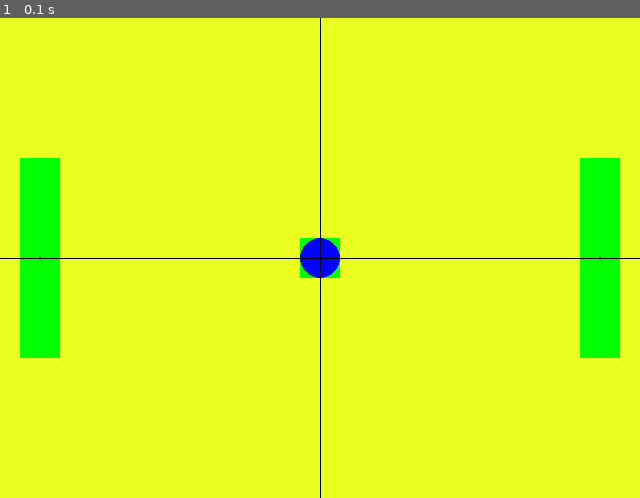
Above: before the commit, frame 1.
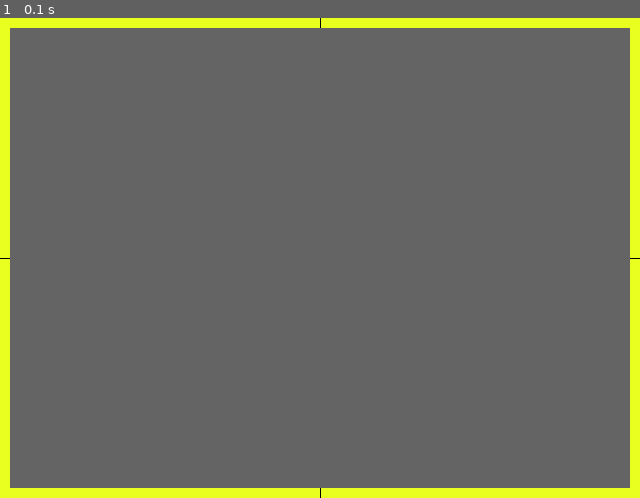
Above: after the commit, the same moment.

Repository: RohanWasala0/pygame_projects
Game: pygame game, started from Pro1/game.py
Same seed, same stepped clock (60 frames per second), same inputs: the game is played once before the commit and once after it.
Inputs:
- Up to frame 1 (0.1 s): no input

The runs differ from the first frame. In frame 1, 93% of the frame differs, in the area x 1-99%, y 2-98%.

Commit message:
pong updated with score system

Diff:
--- a/Pro1/Script/Paddle.py
+++ b/Pro1/Script/Paddle.py
@@ -3,13 +3,14 @@
 from .entities import Entity
 
 class Paddle(Entity):
-    def __init__(self, tag: str, position: list, input_keys: list) -> None:
-        super().__init__(tag, position)
+    def __init__(self, tag: str, position: list, color: pygame.color, input_keys: list) -> None:
+        super().__init__(tag, position, color)
 
         self.Y_movement_bool = (False, False)
         self.X_movement_bool = (False, False)
 
         self.velocity = [0, 0]
+        self.speed = 5
 
         self.InputChart = {
             pygame.KEYDOWN: {
@@ -23,18 +24,16 @@
         }
 
     def update(self) -> None:
-        movement_X = ((self.X_movement_bool[1] - self.X_movement_bool[0]) * 5) + self.velocity[0]
-        movement_Y = ((self.Y_movement_bool[1] - self.Y_movement_bool[0]) * 5) + self.velocity[1]
+        self.velocity[0] = self.X_movement_bool[1] - self.X_movement_bool[0]
+        self.velocity[1] = self.Y_movement_bool[1] - self.Y_movement_bool[0]
 
-        self.X_coordinate += movement_X
-        self.Y_coordinate += movement_Y
+        self.X_coordinate += self.speed * self.velocity[0]
+        self.Y_coordinate += self.speed * self.velocity[1]
 
         return super().update()
 
     def render(self, surface: pygame.Surface) -> None:
-        self.collision_box = pygame.Rect((self.X_coordinate - 20, self.Y_coordinate - 100), (40, 200))
-        pygame.draw.rect(surface, (0,255, 0), self.collision_box)
-        # self.entity_rect = pygame.draw.circle(surface, self.Color, (self.X_coordinate, self.Y_coordinate), 20)
-        #self.entitySurface.blit(surface, (self.X_coordinate, self.Y_coordinate))
-        #self.collision_box = pygame.Rect(self.X_coordinate, self.Y_coordinate, self.entitySurface.get_width(), self.entitySurface.get_height())
+        self.collision_box = pygame.Rect((0,0), (40, 150))
+        self.collision_box.center = (self.X_coordinate, self.Y_coordinate)
+        pygame.draw.rect(surface, self.Color, self.collision_box)
         return super().render(surface)
--- a/Pro1/Script/ball.py
+++ b/Pro1/Script/ball.py
@@ -1,33 +1,36 @@
 import pygame
+import random, math
 
 from .entities import Entity
 
 class Ball(Entity):
-    def __init__(self, tag: str, position: list, ) -> None:
-        super().__init__(tag, position)
+    def __init__(self, tag: str, position: list, color: pygame.color) -> None:
+        super().__init__(tag, position, color)
 
-        self.Y_movement_bool = (False, False)
-        self.X_movement_bool = (False, False)
-
+        self.radius = 20
+        self.speed = 5
         self.velocity = [0, 0]
 
         self.InputChart = {
             pygame.KEYDOWN: {
-                #pygame.K_g : lambda: setattr(self, 'velocity', min(5, self.velocity[0] + 0.1)),
-                pygame.K_SPACE : lambda: setattr(self, 'velocity', [5, 0]),
+                pygame.K_SPACE : lambda: setattr(self, 'velocity', [int(random.choice([1, -1])), 0]),
             }
         }
 
     def update(self) -> None:
-        movement_X = ((self.X_movement_bool[1] - self.X_movement_bool[0]) * 5) + self.velocity[0]
-        movement_Y = ((self.Y_movement_bool[1] - self.Y_movement_bool[0]) * 5) + self.velocity[1]
+        # Update ball's position based on current velocity
+        self.X_coordinate += self.speed * self.velocity[0]
+        self.Y_coordinate += self.speed * self.velocity[1]
 
-        self.X_coordinate += movement_X
-        self.Y_coordinate += movement_Y
+        # Handle boundary conditions for X-axis
+        # if self.X_coordinate <= 0 or self.X_coordinate >= 640:
+        #     self.velocity[0] *= -1
+        #     #self.X_coordinate = max(self.radius, min(640 - self.radius - 1, self.X_coordinate))  # Keep ball within screen
 
-        if self.X_coordinate < 0 or self.X_coordinate > 640:
-            self.velocity[0] = 0
-            self.X_coordinate = 320
+        # Handle boundary conditions for Y-axis
+        if self.Y_coordinate <=0 or self.Y_coordinate >= 480:
+            self.velocity[1] *= -1
+
         return super().update()
 
     def render(self, surface: pygame.Surface) -> None:
@@ -36,3 +39,9 @@
 
         pygame.draw.circle(surface, self.Color, (self.X_coordinate, self.Y_coordinate), 20)
         return super().render(surface)
+
+    def change_angle(self, angles):
+        #Change the ball's direction to a random angle on collision with a paddle
+        angle = random.uniform(math.radians(angles[0]), math.radians(angles[1]))
+        self.velocity[0] = math.cos(angle)
+        self.velocity[1] = math.sin(angle)
--- a/Pro1/Script/entities.py
+++ b/Pro1/Script/entities.py
@@ -1,11 +1,11 @@
 import pygame
 
 class Entity:
-    def __init__(self, tag: str, position: list) -> None:
+    def __init__(self, tag: str, position: list, color: pygame.color) -> None:
         self.X_coordinate = position[0]
         self.Y_coordinate = position[1]
 
-        self.Color = (0, 0, 255)
+        self.Color = color
 
         self.InputChart = {}
 
@@ -15,10 +15,7 @@
                 self.InputChart[event.type][event.key]()
 
     def update(self, ) -> None:
-
         pass
-        #self.velocity[1] = min(5, self.velocity[1] + 0.1)
 
     def render(self, surface: pygame.Surface) -> None:
-
         pygame.draw.circle(surface, (0,0,0), (self.X_coordinate, self.Y_coordinate), 1)
--- a/Pro1/Script/player.py
+++ /dev/null
@@ -1,17 +0,0 @@
-import pygame
-
-from entities import Entity
-
-class Player(Entity):
-    def __init__(self, tag: str, position: list, input_keys: list) -> None:
-        super().__init__(tag, position)
-        self.InputChart = {
-            pygame.KEYDOWN: {
-                input_keys[0] : lambda: setattr(self, "Y_movement_bool", (True, self.Y_movement_bool[1])),
-                input_keys[1] : lambda: setattr(self, "Y_movement_bool", (self.Y_movement_bool[0], True)),
-                },
-            pygame.KEYUP: {
-                input_keys[0] : lambda: setattr(self, "Y_movement_bool", (False, self.Y_movement_bool[1])),
-                input_keys[1] : lambda: setattr(self, "Y_movement_bool", (self.Y_movement_bool[0], False)),
-                },
-        }
--- a/Pro1/game.py
+++ b/Pro1/game.py
@@ -5,31 +5,52 @@
 from Script.Paddle import Paddle
 from Script.ball import Ball
 
-class Template:
+BLACK = (0,0,0)
+WIDTH, HEIGHT = 640, 480
+
+class Pong:
 
     def __init__(self, Screen_DIMENSIONS: list) -> None:
         pygame.init()
         pygame.display.set_caption("Game")
+        self.font20 = pygame.font.Font('SixtyfourConvergence-Regular-VariableFont_BLED,SCAN,XELA,YELA.ttf', 20)
 
         self.screen = pygame.display.set_mode((Screen_DIMENSIONS[0], Screen_DIMENSIONS[1]))
         self.fps = pygame.time.Clock()
+        self.player1_score, self.player2_score = 0, 0
 
-        self.player_1 = Paddle('player', (40, 240), [pygame.K_w, pygame.K_s])
-        self.player_1.Color = (255, 0, 0)
-        self.player_2 = Paddle('player', (600, 240), [pygame.K_UP, pygame.K_DOWN])
-        self.player_2.Color = (255, 0, 255)
-        self.ball = Ball('ball', (320, 240))
+        self.player_1 = Paddle('player', (40, 240), (255, 0, 0), [pygame.K_w, pygame.K_s])
+        self.player_2 = Paddle('player', (600, 240), (255, 0, 255), [pygame.K_UP, pygame.K_DOWN])
+        self.ball = Ball('ball', (320, 240), (0, 0, 255))
+
+    def textComp(self, displayText: str, textColor: pygame.color, textPosition: list = [0,0]):
+        text = self.font20.render(displayText, True, textColor)
+        textrect = text.get_rect()
+        textrect.center = textPosition
+        self.screen.blit(text, textrect)
 
     def run(self, GAME_FPS: int):
         while True:
             self.fps.tick(GAME_FPS)
             #Render
             self.screen.fill((233, 255, 31))
+
             self.player_1.render(self.screen)
             self.player_2.render(self.screen)
             self.ball.render(self.screen)
-            pygame.draw.line(self.screen, (0,0,0), (320, 0), (320, 480))
-            pygame.draw.line(self.screen, (0,0,0), (0,240), (640, 240))
+
+            pygame.draw.line(self.screen, BLACK, (WIDTH/2, 0), (WIDTH/2, HEIGHT))
+            pygame.draw.line(self.screen, BLACK, (0, HEIGHT/2), (WIDTH, HEIGHT/2))
+
+
+            self.textComp(f'Player1: {self.player1_score} -- Player2: {self.player2_score}', BLACK, [320, 120])
+
+            grey = pygame.Color(100, 100, 100)
+            grey.a = 2
+
+            menu = pygame.Rect(0, 0, 620, 460 )
+            menu.center = (WIDTH/2, HEIGHT/2)
+            pygame.draw.rect(self.screen, grey, menu)
 
             #Handle Input
             for event in pygame.event.get():
@@ -41,28 +62,32 @@
                 self.ball.handle(event)
 
             #game conditions
-            if self.player_2.collision_box.colliderect(self.ball.collision_box):
-                self.ball.velocity = [-5, 0]
-            elif self.player_1.collision_box.colliderect(self.ball.collision_box):
-                self.ball.velocity = [5, 0]
+            # bounce in random direction after hitting a paddle
+            if self.ball.X_coordinate >= self.player_1.X_coordinate or self.ball.X_coordinate < self.player_2.X_coordinate:
+                if self.player_2.collision_box.colliderect(self.ball.collision_box):
+                    self.ball.velocity[0] *= -1
+                    self.ball.change_angle([90, 270])
+                elif self.player_1.collision_box.colliderect(self.ball.collision_box):
+                    self.ball.velocity[0] *= -1
+                    self.ball.change_angle([270, 450])
+
+            #score counting logic
+            if self.ball.X_coordinate <= 0:
+                self.ball.velocity = [0,0]
+                self.ball.X_coordinate, self.ball.Y_coordinate = 320, 240
+                self.player2_score += 1
+            elif self.ball.X_coordinate >= 640:
+                self.ball.velocity = [0,0]
+                self.ball.X_coordinate, self.ball.Y_coordinate = 320, 240
+                self.player1_score += 1
 
             #Update
             self.player_1.update()
             self.player_2.update()
             self.ball.update()
 
-
-            # if self.player_1.collision_box.colliderect(self.collision_area):
-            #     #print("collided")
-            #     pygame.draw.rect(self.screen, (0, 100, 255), self.collision_area)
-            # elif self.player_2.collision_box.colliderect(self.collision_area):
-            #     pygame.draw.rect(self.screen, (0, 255, 0), self.collision_area)
-            # else:
-            #     #print("collided")
-            #     pygame.draw.rect(self.screen, (0, 50, 155), self.collision_area)
-
             pygame.display.update()
 
 
 
-Template(Screen_DIMENSIONS=(640, 480)).run(GAME_FPS=60)
+Pong(Screen_DIMENSIONS=(640, 480)).run(GAME_FPS=60)
Binary file added: Pro1/static/SixtyfourConvergence-Regular.ttf
Binary file added: SixtyfourConvergence-Regular-VariableFont_BLED,SCAN,XELA,YELA.ttf
